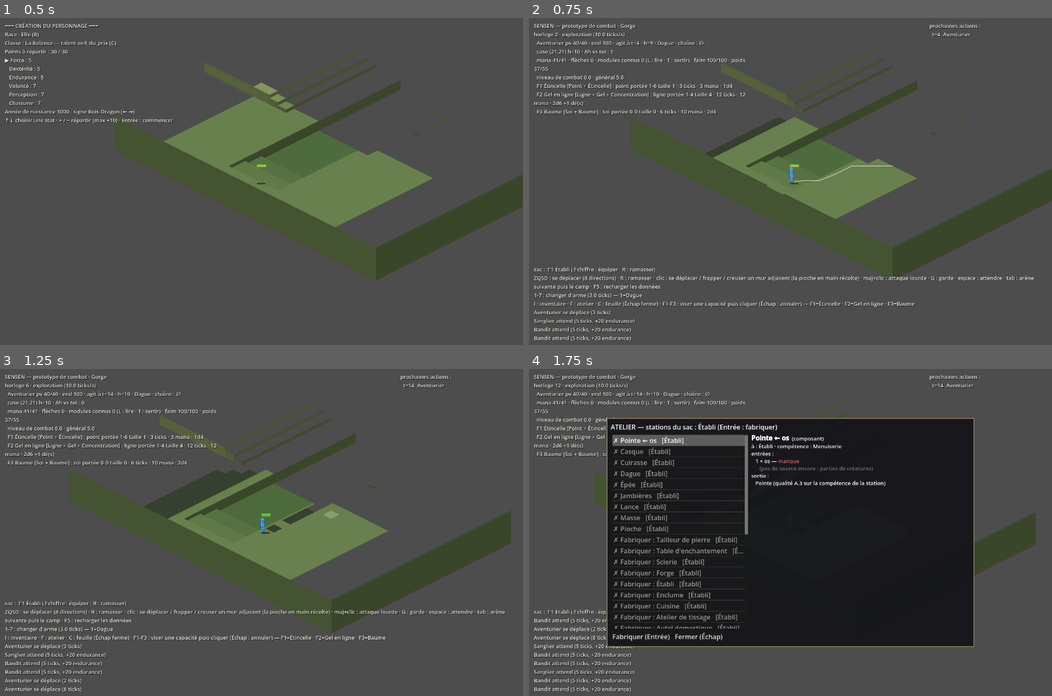
Above: before the commit, frames 1-4 (two rows, left to right).
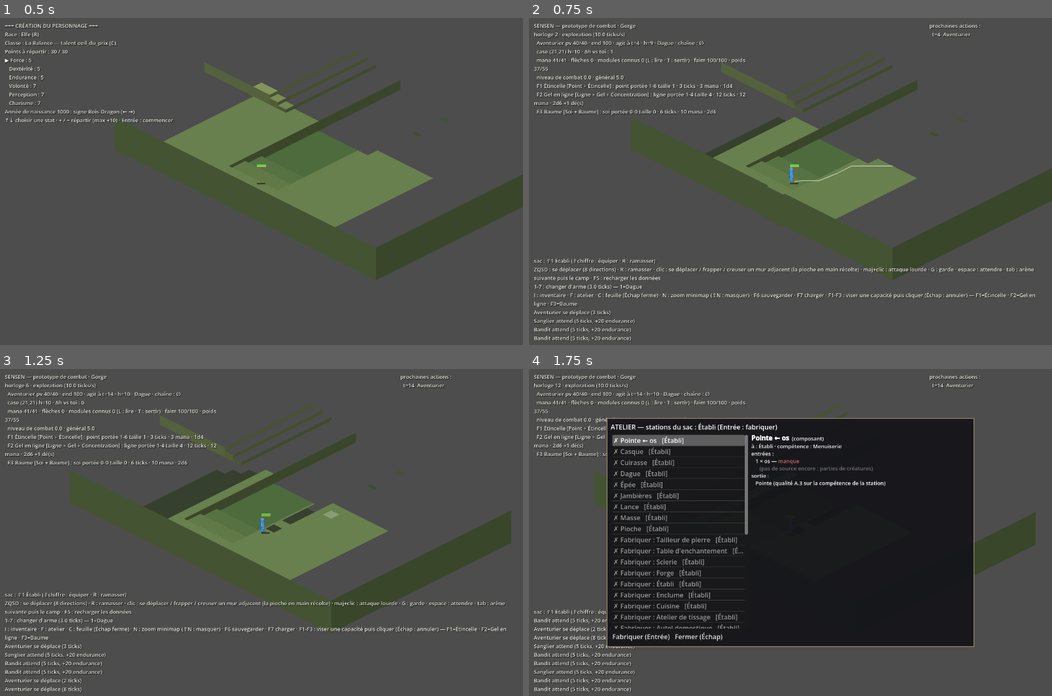
Above: after the commit, the same moments.

Repository: devmarcpro/sensen
Game: Godot game, scene res://scenes/demo/main.tscn
The game is run twice, just before and just after one commit, with the same random seed, the same clock (stepped at 60 frames per second) and the same inputs.
Inputs (mouse positions are in pixels of both pictures, inside the frame that each line leads up to):
- Up to frame 1 (0.5 s): no input
- Up to frame 2 (0.75 s): tap Enter at 0.5 s; move the mouse to (905, 165) at 0.52 s; hold D from 0.53 s (still down); tap N at 0.6 s; click (905, 165) at 0.67 s
- Up to frame 3 (1.25 s): keep holding D; tap Space at 0.77 s; tap L at 0.8 s
- Up to frame 4 (1.75 s): move the mouse to (685, 548) at 1.27 s; release D at 1.28 s; hold Down from 1.28 s (still down); tap L at 1.35 s; click (685, 548) at 1.42 s; tap Space at 1.52 s; tap F at 1.55 s

Frame 1 is identical in both runs. In frame 2, 2.9% of the frame differs, in the area x 0-97%, y 73-89%; in frame 3, 2.8%; in frame 4, nothing differs.

Commit message:
Etape 8.2c : minimap (teinte dominante par chunk, bit d'exploration, 3 zooms) et sauvegarde sur disque (seed + modifications, JSON, autosave, F6/F7)

Diff:
--- a/godot/autoload/event_bus.gd
+++ b/godot/autoload/event_bus.gd
@@ -13,6 +13,8 @@
 signal combat_ended(horloge: String)
 signal expedition_terminee(recap: Dictionary)             # sortie du donjon : le jalon « ressortir »
 signal fenetre_recentree(origine: Vector2i)               # la fenêtre du monde s'est recentrée (Monde) : le client rebâtit
+signal chunk_explored(chunk: Vector2i)                    # un chunk de 32×32 vient d'être vu (minimap)
+signal sauvegarde_faite(nom: String)                      # la partie a été écrite sur disque
 signal action_engaged(id: String, action: Dictionary)      # télégraphe : intention visible
 signal action_resolved(id: String, action: Dictionary)
 signal journal(cle: String, params: Dictionary)             # une ligne de journal, localisée côté client
--- a/godot/locale/fr.csv
+++ b/godot/locale/fr.csv
@@ -98,7 +98,7 @@
 capacite.etincelle.name,Étincelle
 capacite.gel_en_ligne.name,Gel en ligne
 capacite.baume.name,Baume
-ui.aide.capacites,I : inventaire · F : atelier · C : feuille (Échap ferme) · F1-F3 : viser une capacité puis cliquer (Échap : annuler) — {liste}
+ui.aide.capacites,I : inventaire · F : atelier · C : feuille (Échap ferme) · N : zoom minimap (⇧N : masquer) · F6 sauvegarder · F7 charger · F1-F3 : viser une capacité puis cliquer (Échap : annuler) — {liste}
 ui.capacite,{touche} {nom} [{modules}] : {forme} portée {pmin}-{pmax} taille {taille} · {ticks} ticks · {ressource} {monnaie} · {des}{bonus}
 ui.capacite.visee,VISÉE : {nom} — cliquer une tuile (Échap annule)
 ui.capacite.preview,{nom} sur {def} : {des}{bonus} ×{dom} → zone {zone} ×{mult} − armure {armure} ⇒ {min}–{max}
@@ -401,6 +401,10 @@
 ui.atelier.vide,  (aucune station dans le sac)
 tile_content.plante.name,Plante
 tile_content.eau.name,Eau
+journal.sauvegarde,partie sauvegardée ({nom})
+journal.sauvegarde_impossible,on ne sauvegarde qu'en surface (au camp ou à pied)
+journal.chargement,partie chargée
+journal.pas_de_sauvegarde,aucune sauvegarde
 biome.foret_de_mana.name,Forêt de mana
 biome.desert_de_cendres.name,Désert de cendres
 biome.toundra.name,Toundra
--- a/godot/scenes/demo/main.gd
+++ b/godot/scenes/demo/main.gd
@@ -33,6 +33,8 @@
 var visee := -1                    # capacité en cours de visée (index), -1 sinon
 var ecran_fin: Array[String] = []  # récapitulatif du dernier combat (écran de fin), vide sinon
 var ecrans: Ecrans                 # inventaire, atelier, feuille (scenes/demo/ecrans.gd)
+var minimap: Minimap               # coin haut-droit (Décision — Minimap en 2D)
+var minuterie_autosave := 300.0    # autosave toutes les 5 minutes réelles (Sauvegarde)
 var creation: Dictionary = {}      # l'écran de création, tant que le personnage n'existe pas
 const STATS := ["force", "dexterite", "endurance", "volonte", "perception", "charisme"]
 var zoom := 1.0
@@ -106,6 +108,11 @@
 	ecrans = Ecrans.new()
 	ecrans.main = self
 	add_child(ecrans)
+	minimap = Minimap.new()
+	minimap.main = self
+	$CanvasLayer.add_child(minimap)
+	EventBus.chunk_explored.connect(func(_c: Vector2i) -> void: minimap.rafraichir(true))
+	EventBus.sauvegarde_faite.connect(func(nom: String) -> void: _log(tr("journal.sauvegarde").format({"nom": nom})))
 	var tutoriels := Tutoriels.new()
 	tutoriels.afficher = func(texte: String) -> void: _log("💡 " + texte)
 	add_child(tutoriels)
@@ -305,6 +312,11 @@
 	if minuterie_ui <= 0.0 and not profil_sans_ui:
 		minuterie_ui = 0.05
 		_maj_ui()
+		minimap.rafraichir()
+	minuterie_autosave -= delta
+	if minuterie_autosave <= 0.0:
+		minuterie_autosave = 300.0
+		sim.sauvegarder()
 	queue_redraw()
 
 
@@ -433,6 +445,25 @@
 				ecrans.basculer("atelier")
 			KEY_I:
 				ecrans.basculer("inventaire")
+			KEY_N:
+				if ev.shift_pressed:
+					minimap.visible = not minimap.visible
+				else:
+					minimap.cycler_zoom()
+				minimap.rafraichir(true)
+			KEY_F6:
+				if not sim.sauvegarder():
+					_log(tr("journal.sauvegarde_impossible"))
+			KEY_F7:
+				if sim.charger_sauvegarde():
+					joueur_id = ""
+					for e in sim.vivants():
+						if e.controle == "joueur":
+							joueur_id = e.id
+					_apres_changement_de_grille()
+					_log(tr("journal.chargement"))
+				else:
+					_log(tr("journal.pas_de_sauvegarde"))
 			KEY_L:
 				if sim.attente.has(joueur_id) and not j.is_empty():
 					for uid in j.sac:
--- /dev/null
+++ b/godot/scenes/demo/minimap.gd
@@ -0,0 +1,86 @@
+class_name Minimap
+extends TextureRect
+## La minimap (Décision — Minimap en 2D, Minimap et brouillard de guerre) : coin haut-droit, 256×256,
+## masquable, trois zooms (×1 ≈ 32 chunks visibles, ×2, ×4 — le ×4 rejoint l'échelle de la carte du
+## monde). Une **teinte dominante par chunk** (matériau de sol majoritaire, eau, ombrage dérivé de la
+## hauteur moyenne), un **bit d'exploration par chunk** (`explored[cx, cy]`, mis à jour sur
+## `chunk_explored`, jamais de recalcul de zone), les êtres détectés en surcouche d'icônes (état live).
+## Surface seulement : le donjon (un fog par étage) attend.
+
+const TAILLE := 256
+const CHUNK := 32
+
+var main: Node
+var image: Image
+var zoom: int = 1                      # 1, 2, 4 : chunks visibles par côté = 32 × zoom
+var derniere_cle := ""                 # évite de recalculer l'image si rien n'a bougé
+
+
+func _ready() -> void:
+	custom_minimum_size = Vector2(TAILLE, TAILLE)
+	set_anchors_preset(Control.PRESET_TOP_RIGHT)
+	position = Vector2(-TAILLE - 12, 300)
+	set_anchor_and_offset(SIDE_LEFT, 1.0, -TAILLE - 12)
+	set_anchor_and_offset(SIDE_TOP, 0.0, 300)
+	set_anchor_and_offset(SIDE_RIGHT, 1.0, -12)
+	set_anchor_and_offset(SIDE_BOTTOM, 0.0, 300 + TAILLE)
+	stretch_mode = TextureRect.STRETCH_SCALE
+	texture_filter = CanvasItem.TEXTURE_FILTER_NEAREST
+	mouse_filter = Control.MOUSE_FILTER_IGNORE
+	image = Image.create(TAILLE, TAILLE, false, Image.FORMAT_RGBA8)
+	texture = ImageTexture.create_from_image(image)
+
+
+func cycler_zoom() -> void:
+	zoom = 2 if zoom == 1 else (4 if zoom == 2 else 1)
+	derniere_cle = ""
+
+
+## Redessine si le joueur a changé de chunk, si le zoom a changé, ou si un chunk vient d'être exploré.
+func rafraichir(force: bool = false) -> void:
+	var sim = main.sim
+	if sim == null or sim.monde == null or sim.lieu != "camp" or not visible:
+		return
+	var j: Dictionary = main.joueur()
+	if j.is_empty():
+		return
+	var monde = sim.monde
+	var cj := Vector2i(floori(float(j.pos.x) / CHUNK), floori(float(j.pos.y) / CHUNK))
+	var cle := "%d,%d,%d,%d" % [cj.x, cj.y, zoom, monde.explores.size()]
+	if cle == derniere_cle and not force:
+		_icones(j, cj)
+		return
+	derniere_cle = cle
+	var n := 32 * zoom                      # chunks par côté
+	var px := float(TAILLE) / float(n)      # pixels par chunk
+	image.fill(Color(0.02, 0.02, 0.03))
+	for dy in n:
+		for dx in n:
+			var ch := cj + Vector2i(dx - n / 2, dy - n / 2)
+			if not monde.explores.has(ch):
+				continue
+			var col: Color = monde.couleur_chunk(ch)
+			var r := Rect2i(int(dx * px), int(dy * px), maxi(1, int(ceil(px))), maxi(1, int(ceil(px))))
+			image.fill_rect(r, col)
+	_icones(j, cj)
+
+
+## La surcouche : le joueur au centre, les êtres en vue en points (état live, pas de mémoire).
+func _icones(j: Dictionary, cj: Vector2i) -> void:
+	var sim = main.sim
+	var n := 32 * zoom
+	var px := float(TAILLE) / float(n)
+	var img := image.duplicate()
+	for e in sim.vivants():
+		if e.id != j.id and not sim.voit(j, e.pos):
+			continue
+		var ch := Vector2i(floori(float(e.pos.x) / CHUNK), floori(float(e.pos.y) / CHUNK))
+		var d := ch - cj + Vector2i(n / 2, n / 2)
+		var fx: float = (float(e.pos.x) / CHUNK - floor(float(e.pos.x) / CHUNK)) * px
+		var fy: float = (float(e.pos.y) / CHUNK - floor(float(e.pos.y) / CHUNK)) * px
+		var p := Vector2i(int(d.x * px + fx), int(d.y * px + fy))
+		if p.x < 1 or p.y < 1 or p.x >= TAILLE - 1 or p.y >= TAILLE - 1:
+			continue
+		var c := Color(0.3, 0.8, 1.0) if e.id == j.id else (Color(1.0, 0.3, 0.3) if e.camp != j.camp else Color(0.6, 1.0, 0.6))
+		img.fill_rect(Rect2i(p.x - 1, p.y - 1, 3, 3), c)
+	texture.update(img)
--- a/godot/scenes/tests/test_combat.gd
+++ b/godot/scenes/tests/test_combat.gd
@@ -31,6 +31,7 @@
 	test_assemblage()
 	test_desequiper_jeter()
 	test_surface()
+	test_sauvegarde()
 	test_camp()
 	test_faim_et_poids()
 	test_donjon()
@@ -1183,6 +1184,47 @@
 	verifier(accidente, "le camp a du relief posé")
 
 
+# ---------------------------------------------------------------- Étape 8.2c : minimap (exploration par chunk) et sauvegarde
+
+func test_sauvegarde() -> void:
+	var s := Simulation.new(37)
+	s.charger_camp()
+	var j: Dictionary = s.vivants().filter(func(e: Dictionary) -> bool: return e.controle == "joueur")[0]
+	verifier(s.monde.explores.size() > 0, "des chunks explorés dès l'arrivée (%d)" % s.monde.explores.size())
+	var ch: Vector2i = s.monde.explores.keys()[0]
+	var col: Color = s.monde.couleur_chunk(ch)
+	verifier(col.a == 1.0 and (col.r + col.g + col.b) > 0.0 and s.monde.couleur_chunk(ch) == col, "une teinte dominante par chunk, calculée une fois")
+	# On modifie le monde, on remplit le sac, on avance le temps, on sauvegarde.
+	s._donner_materiau(j, "chene", 2, "planche")
+	var mur: Vector2i = j.pos + Vector2i(0, -1)
+	s.attente[j.id] = true
+	s.intention(j.id, {"type": "poser_mur", "vers": mur})
+	var dague := s.generer_objet("proto_dague", 1, {}, "commun", 0)
+	j.sac.append(dague.uid)
+	s.horloge_monde.avancer(1234)
+	var pos0: Vector2i = j.pos
+	var sac0: int = j.sac.size()
+	verifier(s.sauvegarder("test_sensen"), "sauvegarder au camp")
+	verifier(Sauvegarde.existe("test_sensen"), "le dossier user://sauvegardes/test_sensen/ existe")
+	var w: Dictionary = Sauvegarde.lire("test_sensen", "world.json")
+	verifier(int(w.graine) == 37 and int(w.ticks) == s.horloge_monde.ticks and w.cellule_camp == s.monde.cellule_camp, "world.json : graine, ticks, cellule du camp")
+	# Une simulation neuve recharge : le mur, le sac, la position, le temps, l'exploration.
+	var s2 := Simulation.new(1)
+	verifier(s2.charger_sauvegarde("test_sensen"), "charger la sauvegarde dans une simulation neuve")
+	var j2: Dictionary = s2.vivants().filter(func(e: Dictionary) -> bool: return e.controle == "joueur")[0]
+	verifier(j2.pos == pos0 and j2.sac.size() == sac0 and dague.uid in j2.sac and s2.items.has(dague.uid), "le joueur, son sac et ses objets sont revenus")
+	verifier(s2.grille.contenu_de(mur).get("tags", []).has("construit") and s2.grille.materiau_de(mur) == "chene", "le mur posé est là (seed + modifications)")
+	verifier(s2.horloge_monde.ticks == s.horloge_monde.ticks and s2.graine == 37, "le temps et la graine")
+	verifier(s2.monde.explores.size() == s.monde.explores.size(), "les chunks explorés (%d)" % s2.monde.explores.size())
+	verifier(s2.grille.decouvert.size() > 10000, "la cellule du camp reste découverte")
+	# Impossible en donjon.
+	var s3 := Simulation.new(2)
+	s3.charger_donjon("ruine", 2, 9, 1)
+	verifier(not s3.sauvegarder("test_sensen"), "pas de sauvegarde en donjon")
+	s.monde.fermer()
+	s2.monde.fermer()
+
+
 # ---------------------------------------------------------------- Étape 7.1 : le camp de base
 
 func test_camp() -> void:
--- a/godot/systems/combat/simulation.gd
+++ b/godot/systems/combat/simulation.gd
@@ -611,6 +611,120 @@
 	return true
 
 
+# ---------------------------------------------------------------- sauvegarde (Sauvegarde, E.10)
+
+## Sauvegarde la partie (surface seulement : au camp ou à pied). Retourne vrai si tout est écrit.
+func sauvegarder(nom: String = "monde") -> bool:
+	if lieu != "camp" or monde == null:
+		return false
+	monde.capturer(grille)
+	var j := {}
+	for e in entites.values():
+		if e.controle == "joueur":
+			j = e
+	var instances := {}
+	for uid in objets.keys():
+		instances[uid] = objets[uid]
+	var surface := {}
+	for cell in monde.modifications.keys():
+		surface[cell] = {"modifications": monde.modifications[cell], "decouvert": monde.decouvert.get(cell, {}), "contenants": monde.contenants_hors.get(cell, {}), "dormants": monde.dormants.get(cell, [])}
+	for cell in monde.decouvert.keys():
+		if not surface.has(cell):
+			surface[cell] = {"modifications": {}, "decouvert": monde.decouvert[cell], "contenants": monde.contenants_hors.get(cell, {}), "dormants": monde.dormants.get(cell, [])}
+	for cell in monde.contenants_hors.keys():
+		if not surface.has(cell):
+			surface[cell] = {"modifications": {}, "decouvert": {}, "contenants": monde.contenants_hors[cell], "dormants": monde.dormants.get(cell, [])}
+	for cell in monde.dormants.keys():
+		if not surface.has(cell):
+			surface[cell] = {"modifications": {}, "decouvert": {}, "contenants": {}, "dormants": monde.dormants[cell]}
+	var autres := {}
+	var ordre_autres: Array = []
+	for id in ordre:
+		if entites[id].controle != "joueur":
+			autres[id] = entites[id]
+			ordre_autres.append(id)
+	var contenants_monde := {}
+	for gi in contenants.keys():
+		contenants_monde[grille.pos_de(int(gi))] = contenants[gi]
+	var ok := Sauvegarde.ecrire(nom, "world.json", {"version": 1, "graine": graine, "ticks": horloge_monde.ticks, "prochain_donjon": prochain_donjon, "n_entites": _n_entites,
+		"cellule_camp": monde.cellule_camp, "camp": {"entree": camp_sauve.get("entree", Vector2i.ZERO), "biome": camp_sauve.get("biome", ""), "cellule": camp_sauve.get("cellule", Vector2i.ZERO)}, "explores": monde.explores})
+	ok = Sauvegarde.ecrire(nom, "surface.json", surface) and ok
+	ok = Sauvegarde.ecrire(nom, "entities.json", {"entites": autres, "ordre": ordre_autres, "contenants": contenants_monde}) and ok
+	ok = Sauvegarde.ecrire(nom, "items.json", instances) and ok
+	ok = Sauvegarde.ecrire(nom, "players/joueur.json", {"fiche": fiche_joueur, "etre": j}) and ok
+	if ok:
+		EventBus.emettre(&"sauvegarde_faite", [nom])
+	return ok
+
+
+## Recharge une partie : le monde depuis la graine, puis les modifications, les êtres et le joueur.
+func charger_sauvegarde(nom: String = "monde") -> bool:
+	var w: Variant = Sauvegarde.lire(nom, "world.json")
+	if w == null:
+		return false
+	var surface: Dictionary = Sauvegarde.lire(nom, "surface.json")
+	var ent: Dictionary = Sauvegarde.lire(nom, "entities.json")
+	var instances: Dictionary = Sauvegarde.lire(nom, "items.json")
+	var pj: Dictionary = Sauvegarde.lire(nom, "players/joueur.json")
+	graine = int(w.graine)
+	des = Des.new(graine)
+	fiche_joueur = pj.get("fiche", {})
+	camp_sauve = {}
+	etages_visites.clear()
+	expedition = {}
+	charger_camp()   # regénère le monde depuis la graine
+	# Les objets d'abord (les êtres y font référence par uid).
+	for uid in instances.keys():
+		objets[uid] = instances[uid]
+		items[uid] = instances[uid]
+	monde.cellule_camp = w.cellule_camp
+	monde.explores = w.get("explores", {})
+	for cell in surface.keys():
+		var sc: Dictionary = surface[cell]
+		if not sc.modifications.is_empty():
+			monde.modifications[cell] = sc.modifications
+		if not sc.decouvert.is_empty():
+			monde.decouvert[cell] = sc.decouvert
+		if not sc.contenants.is_empty():
+			monde.contenants_hors[cell] = sc.contenants
+		if not sc.dormants.is_empty():
+			monde.dormants[cell] = sc.dormants
+	# Le joueur, puis la fenêtre autour de lui (les cellules mémorisées y sont rejouées).
+	var joueur_sauve: Dictionary = pj.etre
+	_reinitialiser()
+	monde.centre = Vector2i(-1, -1)
+	grille = monde.fenetre(monde.cellule_de(joueur_sauve.pos), GameData.config("tile_contents"), regles.r.deplacement, int(regles.r.vision.hauteur_oeil))
+	entites[joueur_sauve.id] = joueur_sauve
+	ordre.append(joueur_sauve.id)
+	for id in ent.ordre:
+		entites[id] = ent.entites[id]
+		ordre.append(id)
+	for pos in ent.contenants.keys():
+		if grille.dans(pos):
+			contenants[grille.idx(pos)] = ent.contenants[pos]
+			if grille.contenu_de(pos).is_empty():
+				grille.poser_contenu(pos, "butin")
+	for cell in monde.contenants_hors.keys().duplicate():
+		if absi(cell.x - monde.centre.x) <= monde.rayon and absi(cell.y - monde.centre.y) <= monde.rayon:
+			for li in monde.contenants_hors[cell].keys():
+				var pos: Vector2i = monde.pos_monde(cell, Vector2i(int(li) % monde.taille, int(li) / monde.taille))
+				contenants[grille.idx(pos)] = monde.contenants_hors[cell][li]
+			monde.contenants_hors.erase(cell)
+	for id in ordre:
+		if entites[id].vivant:
+			grille.placer(id, entites[id].pos)
+	grille.modifies.clear()
+	horloge_monde.ticks = int(w.ticks)
+	prochain_donjon = int(w.prochain_donjon)
+	_n_entites = int(w.n_entites)
+	camp_sauve = {"entree": w.camp.entree, "biome": str(w.camp.biome), "cellule": w.camp.cellule}
+	lieu = "camp"
+	maj_vision()
+	monde.pregenerer_voisins()
+	EventBus.emettre(&"fenetre_recentree", [grille.origine])
+	return true
+
+
 # ---------------------------------------------------------------- craft compositionnel
 
 ## Façonner un composant : une unité de la famille, à la station de la recette ; le composant porte les
@@ -949,6 +1063,7 @@
 	if not camp_sauve.is_empty():   # le camp est le point d'ancrage entre deux expéditions (étape 7)
 		EventBus.emettre(&"journal", [&"journal.retour_camp", {}])
 		charger_camp(e)
+		sauvegarder()   # autosave au retour (Sauvegarde : sur événements clés)
 		return true
 	var suivant: int = int(donjon.id) + 1
 	charger_donjon(donjon.theme, int(donjon.graine), suivant, 1, e)
@@ -1448,6 +1563,9 @@
 					grille.decouvert[idx] = true
 		if vue.size() != e.get("vue", {}).size() or e.get("vue_pos", Vector2i(-1, -1)) != e.pos or e.get("vue_sale", false):
 			e["vue_version"] = int(e.get("vue_version", 0)) + 1
+			if lieu == "camp" and monde != null:   # exploration à résolution chunk (minimap)
+				for ch in monde.explorer(vue, grille):
+					EventBus.emettre(&"chunk_explored", [ch])
 		e["vue"] = vue
 		e["vue_pos"] = e.pos
 		e["vue_sale"] = false
--- /dev/null
+++ b/godot/systems/sauvegarde.gd
@@ -0,0 +1,124 @@
+class_name Sauvegarde
+extends RefCounted
+## La sauvegarde (Sauvegarde, E.10) : **seed + liste des modifications**. Un dossier par monde sous
+## `user://sauvegardes/<nom>/` : `world.json` (graine, temps, compteurs), `surface.json` (par cellule :
+## modifications, tuiles découvertes, contenants, êtres endormis — jamais ce qui se regénère),
+## `entities.json` (les êtres de la fenêtre courante et leurs contenants), `items.json` (les instances
+## d'objets), `players/joueur.json` (la fiche et l'être du joueur). Écriture atomique (tmp + rename).
+## JSON plutôt que .bin tant qu'on prototype (décision du 2026-08-28) ; les Vector2i et les clés non
+## textuelles sont encodés explicitement pour rester relisibles.
+
+const RACINE := "user://sauvegardes/"
+
+
+## Encode récursivement : Vector2i → {"_v2i": [x, y]}, dictionnaire à clés non textuelles → {"_dict": [[k, v]…]}.
+static func encoder(v: Variant) -> Variant:
+	match typeof(v):
+		TYPE_VECTOR2I:
+			return {"_v2i": [v.x, v.y]}
+		TYPE_VECTOR2:
+			return {"_v2": [v.x, v.y]}
+		TYPE_DICTIONARY:
+			var textuel := true
+			for k in v.keys():
+				if typeof(k) != TYPE_STRING and typeof(k) != TYPE_STRING_NAME:
+					textuel = false
+					break
+			if textuel:
+				var d := {}
+				for k in v.keys():
+					d[str(k)] = encoder(v[k])
+				return d
+			var paires := []
+			for k in v.keys():
+				paires.append([encoder(k), encoder(v[k])])
+			return {"_dict": paires}
+		TYPE_ARRAY, TYPE_PACKED_STRING_ARRAY:
+			var a := []
+			for x in v:
+				a.append(encoder(x))
+			return a
+		TYPE_PACKED_BYTE_ARRAY:
+			return {"_bytes": Marshalls.raw_to_base64(v)}
+		TYPE_PACKED_INT32_ARRAY:
+			return {"_i32": Array(v)}
+		TYPE_STRING_NAME:
+			return str(v)
+		_:
+			return v
+
+
+static func decoder(v: Variant) -> Variant:
+	match typeof(v):
+		TYPE_DICTIONARY:
+			if v.has("_v2i"):
+				return Vector2i(int(v._v2i[0]), int(v._v2i[1]))
+			if v.has("_v2"):
+				return Vector2(float(v._v2[0]), float(v._v2[1]))
+			if v.has("_bytes"):
+				return Marshalls.base64_to_raw(str(v._bytes))
+			if v.has("_i32"):
+				return PackedInt32Array(v._i32)
+			if v.has("_dict"):
+				var d := {}
+				for paire in v._dict:
+					d[decoder(paire[0])] = decoder(paire[1])
+				return d
+			var d2 := {}
+			for k in v.keys():
+				d2[k] = decoder(v[k])
+			return d2
+		TYPE_ARRAY:
+			var a := []
+			for x in v:
+				a.append(decoder(x))
+			return a
+		TYPE_FLOAT:
+			# JSON ne distingue pas 3 de 3.0 : les entiers reviennent en float — on les rend entiers quand ils le sont.
+			return int(v) if v == floorf(v) and absf(v) < 1e15 else v
+		_:
+			return v
+
+
+static func ecrire(nom: String, fichier: String, donnees: Variant) -> bool:
+	var dossier := RACINE + nom + "/"
+	var cible := dossier + fichier
+	var err := DirAccess.make_dir_recursive_absolute(ProjectSettings.globalize_path(cible.get_base_dir()))
+	if err != OK and err != ERR_ALREADY_EXISTS:
+		push_error("Sauvegarde : dossier impossible " + cible.get_base_dir())
+		return false
+	var tmp := cible + ".tmp"
+	var f := FileAccess.open(tmp, FileAccess.WRITE)
+	if f == null:
+		push_error("Sauvegarde : impossible d'écrire %s (%s)" % [tmp, error_string(FileAccess.get_open_error())])
+		return false
+	f.store_string(JSON.stringify(encoder(donnees), "", false, true))
+	f.close()
+	var abs_tmp := ProjectSettings.globalize_path(tmp)
+	var abs_cible := ProjectSettings.globalize_path(cible)
+	if FileAccess.file_exists(cible):
+		DirAccess.remove_absolute(abs_cible)
+	var r := DirAccess.rename_absolute(abs_tmp, abs_cible)
+	if r != OK:
+		push_error("Sauvegarde : rename %s → %s : %s" % [abs_tmp, abs_cible, error_string(r)])
+	return r == OK
+
+
+static func lire(nom: String, fichier: String) -> Variant:
+	var chemin := RACINE + nom + "/" + fichier
+	if not FileAccess.file_exists(chemin):
+		return null
+	var f := FileAccess.open(chemin, FileAccess.READ)
+	if f == null:
+		return null
+	var texte := f.get_as_text()
+	f.close()
+	var j := JSON.new()
+	if j.parse(texte) != OK:
+		push_error("Sauvegarde : %s illisible (%s)" % [chemin, j.get_error_message()])
+		return null
+	return decoder(j.data)
+
+
+static func existe(nom: String) -> bool:
+	return FileAccess.file_exists(RACINE + nom + "/world.json")
--- a/godot/systems/worldgen/monde.gd
+++ b/godot/systems/worldgen/monde.gd
@@ -20,6 +20,8 @@
 var decouvert: Dictionary = {}         # Vector2i → {idx local: true}
 var contenants_hors: Dictionary = {}   # Vector2i → {idx local: [uids]}
 var dormants: Dictionary = {}          # Vector2i → [êtres] hors fenêtre
+var explores: Dictionary = {}          # Vector2i (chunk de 32) → true : bit d'exploration (minimap, sauvegardé)
+var teintes: Dictionary = {}           # Vector2i (chunk) → Color : teinte dominante, calculée une fois
 var mutex := Mutex.new()
 var tache: int = -1                    # tâche WorkerThreadPool de pré-génération en cours (−1 : aucune)
 
@@ -153,6 +155,58 @@
 	g.modifies.clear()
 
 
+## Marque explorés les chunks touchés par un champ de vue ; retourne ceux qui viennent de l'être.
+func explorer(vue: Dictionary, g: Grille) -> Array[Vector2i]:
+	var nouveaux: Array[Vector2i] = []
+	for gi in vue.keys():
+		var p := g.pos_de(int(gi))
+		var ch := Vector2i(floori(float(p.x) / 32.0), floori(float(p.y) / 32.0))
+		if not explores.has(ch):
+			explores[ch] = true
+			nouveaux.append(ch)
+	return nouveaux
+
+
+## La teinte dominante d'un chunk de 32×32 : matériau de sol majoritaire (eau : bleu), ombré par la
+## hauteur moyenne ; calculée une fois depuis la cellule générée.
+func couleur_chunk(ch: Vector2i) -> Color:
+	if teintes.has(ch):
+		return teintes[ch]
+	var cell := Vector2i(floori(float(ch.x * 32) / float(taille)), floori(float(ch.y * 32) / float(taille)))
+	var e := cellule(cell)
+	var base := ch * 32 - cell * taille
+	var comptes := {}
+	var eau := 0
+	var somme_h := 0
+	for y in 32:
+		for x in 32:
+			var i := (base.y + y) * taille + base.x + x
+			somme_h += int(e.hauteurs[i])
+			if e.eau.has(i):
+				eau += 1
+			else:
+				var m: String = str(e.sols.get(i, "terre"))
+				comptes[m] = int(comptes.get(m, 0)) + 1
+	var col := Color(0.18, 0.35, 0.6)
+	if eau < 512:
+		var meilleur := ""
+		var n := -1
+		for m in comptes.keys():
+			if int(comptes[m]) > n:
+				n = int(comptes[m])
+				meilleur = m
+		var mat: Dictionary = GameData.catalogues.materials.get(meilleur, {})
+		col = Color.html(str(mat.color)) if not mat.is_empty() else Color(0.4, 0.5, 0.3)
+		if meilleur.begins_with("terre"):
+			col = col.lerp(Color(0.35, 0.5, 0.25), 0.35)
+		if e.arbres.size() > 300:
+			col = col.lerp(Color(0.2, 0.4, 0.15), 0.3)
+	var h_moy := float(somme_h) / 1024.0
+	col = col.darkened(clampf((10.0 - h_moy) * 0.06, -0.3, 0.4)) if h_moy < 10.0 else col.lightened(clampf((h_moy - 10.0) * 0.05, 0.0, 0.3))
+	teintes[ch] = col
+	return col
+
+
 func dans_fenetre(p: Vector2i) -> bool:
 	var c := cellule_de(p)
 	return absi(c.x - centre.x) <= rayon and absi(c.y - centre.y) <= rayon
Not shown, added: godot/scenes/demo/minimap.gd.uid
Not shown, added: godot/systems/sauvegarde.gd.uid
Not shown, changed: docs/00 - Index/Vers la production.md
Not shown, changed: docs/02 - Monde/Minimap et brouillard de guerre.md
Not shown, changed: docs/08 - Technique/Sauvegarde.md
Not shown, changed: docs/99 - Ouvert/Décision — Minimap en 2D.md
